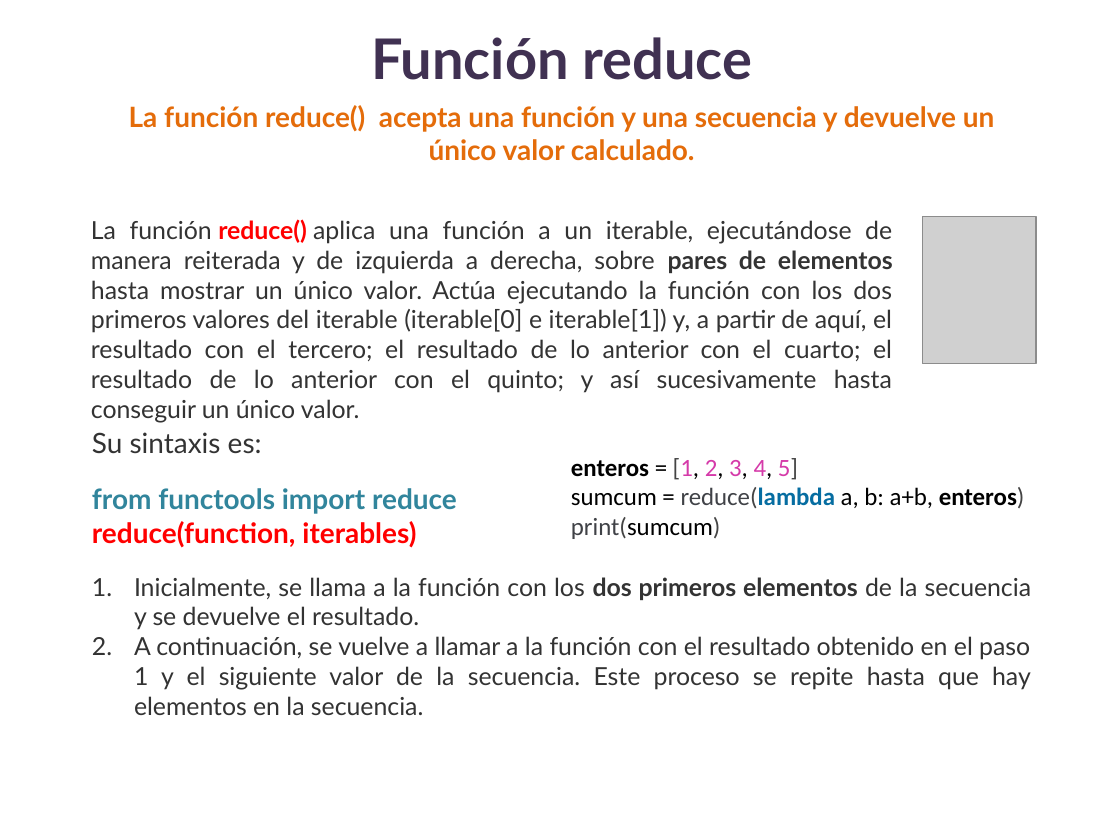
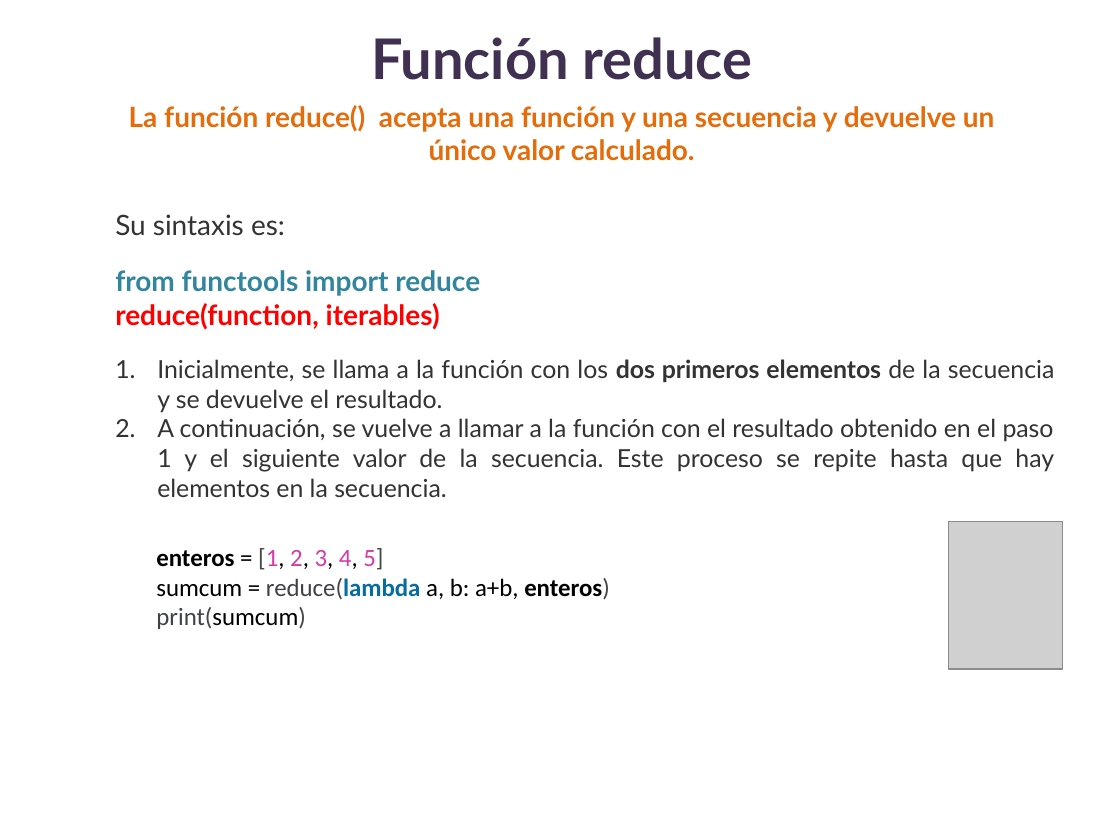
Before and after one commit to lizetheP/Analitica, a slide deck: slide 13 of CalendarioAgo2022/presentaciones/12_FuncionesOrdenSuperior.pptx. Drawn at 1120x840 pixels with LibreOffice and Linux fonts; fonts in the diff are those of the drawing; grey boxes stand for pictures. Boxes give left, top, right and bottom in pixels: in the first picture for what was removed or moved away, otherwise in the second. Text is boxed around its words. In the diff, an @@ line names an element or a change of style, - is before the commit and + after.

```diff
--- a/CalendarioAgo2022/presentaciones/12_FuncionesOrdenSuperior.pptx
+++ b/CalendarioAgo2022/presentaciones/12_FuncionesOrdenSuperior.pptx
@@ text "Su sintaxis es:": place and size @@
-text "Su sintaxis es:" at box(92, 432, 1032, 715)
+text "Su sintaxis es:" at box(115, 214, 1055, 497)
@@ text removed at box(91, 219, 893, 393) @@
-La función reduce() aplica una función a un iterable, ejecutándose de manera reiterada y de izquierda a derecha, sobre pares de elementos hasta mostrar un único valor. Actúa ejecutando la función con los dos primeros valores del iterable (iterable[0] e iterable[1]) y, a partir de aquí, el resultado con el tercero; el resultado de lo anterior con el cuarto; el resultado de lo anterior con el quinto; y así sucesivamente hasta conseguir un único valor.
@@ text "enteros = [1, 2, 3, ...": place and size @@
-text "enteros = [1, 2, 3, ..." at box(571, 458, 1025, 539)
+text "enteros = [1, 2, 3, ..." at box(156, 548, 610, 629)
@@ picture: place and size @@
-picture at box(922, 216, 1036, 364)
+picture at box(949, 522, 1063, 670)
```
Also in this commit, not shown: 1 other slide changed, 5 other files.
